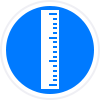
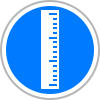
Layer changes from the first w=100, h=100 image to the second:
painted on "Ellipse 1 Kopie" over [0,0,100,100]
